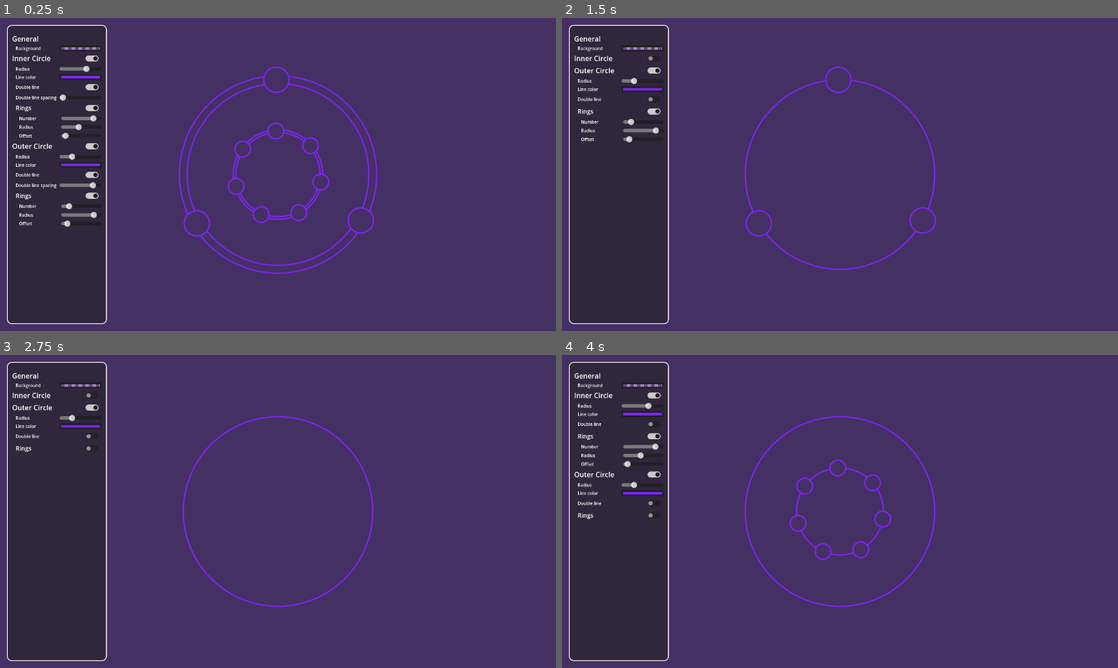
Above: before the commit, frames 1-4 (two rows, left to right).
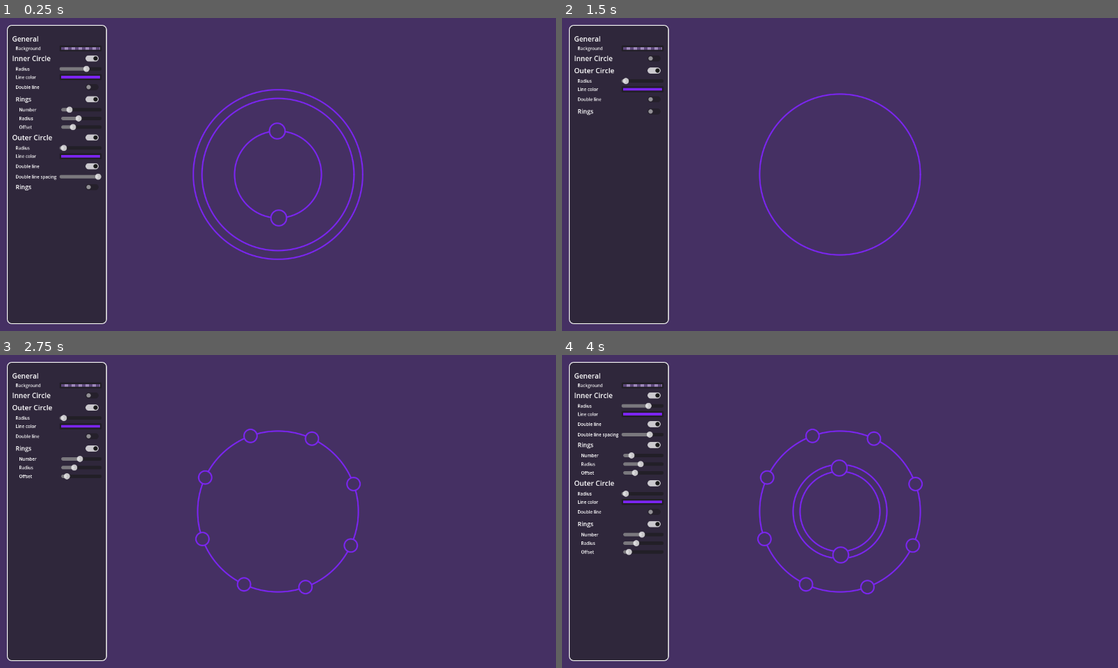
Above: after the commit, the same moments.

Repository: sterco-raro/magic-circles
Game: Godot game, scene res://scenes/main/main.tscn
Same seed, same stepped clock (60 frames per second), same inputs: the game is played once before the commit and once after it.
Inputs (mouse positions are in pixels of both pictures, inside the frame that each line leads up to):
- Up to frame 1 (0.25 s): no input
- Up to frame 2 (1.5 s): click (639, 58) at 0.52 s; click (639, 99) at 1.25 s
- Up to frame 3 (2.75 s): click (77, 448) at 2 s
- Up to frame 4 (4 s): click (639, 395) at 2.77 s; click (639, 423) at 3.52 s

The runs differ from the first frame. In frame 1, 4.9% of the frame differs, in the area x 2-68%, y 15-82%; in frame 2, 1.6%; in frame 3, 1.7%; in frame 4, 3.8%.

Commit message:
Code review: moved line_color inside MagicDisk; Added readme.md with a small explanation about the signals naming pattern

Diff:
--- a/scenes/main/main.tscn
+++ b/scenes/main/main.tscn
@@ -1,14 +1,14 @@
 [gd_scene load_steps=7 format=3 uid="uid://3ws1pgsq3760"]
 
 [ext_resource type="Script" path="res://scenes/main/main.gd" id="1_3waeb"]
-[ext_resource type="Shader" path="res://scenes/main/static-background.gdshader" id="2_3dt4e"]
 [ext_resource type="PackedScene" uid="uid://dhwj8m508mqy1" path="res://scenes/magic_circle_renderer.tscn" id="2_5d5ye"]
+[ext_resource type="Shader" path="res://scenes/main/static-background.gdshader" id="2_os46t"]
 [ext_resource type="Texture2D" uid="uid://ddxhygtnannhi" path="res://assets/background.png" id="2_vl50m"]
 [ext_resource type="PackedScene" uid="uid://luyvd6byu4p2" path="res://scenes/settings/settings_panel.tscn" id="5_wsskw"]
 
 [sub_resource type="ShaderMaterial" id="ShaderMaterial_rncf1"]
-shader = ExtResource("2_3dt4e")
-shader_parameter/background_color = Color(1, 1, 1, 1)
+shader = ExtResource("2_os46t")
+shader_parameter/background_color = null
 
 [node name="Main" type="Node2D"]
 script = ExtResource("1_3waeb")
--- a/scripts/generator.gd
+++ b/scripts/generator.gd
@@ -10,7 +10,10 @@
 	circle.inner = MagicDisk.new()
 
 	circle.inner.enabled = true if randf() > 0.15 else false
+
 	circle.inner.radius = randi_range(Constants.INNER_CIRCLE_RADIUS_MIN, Constants.INNER_CIRCLE_RADIUS_MAX)
+
+	circle.inner.line_color = Color(randf(), randf(), randf(), 1)
 	circle.inner.double = true if randf() > 0.5 else false
 	circle.inner.spacing = randi_range(Constants.INNER_CIRCLE_SPACING_MIN, Constants.INNER_CIRCLE_SPACING_MAX)
 
--- a/scripts/magic_disk.gd
+++ b/scripts/magic_disk.gd
@@ -2,7 +2,10 @@
 
 # Main disk
 var enabled: bool
+
 var radius: float
+
+var line_color: Color
 var double: bool # Single or double line
 var spacing: int # Double line spacing
 
--- a/scripts/renderer.gd
+++ b/scripts/renderer.gd
@@ -35,9 +35,9 @@
 func _draw() -> void:
 	if _circle:
 		if _circle.inner.enabled:
-			draw_magic_arc(_circle.inner, _circle.position, _inner_circle_line_color, 2)
+			draw_magic_arc(_circle.inner, _circle.position, _circle.inner.line_color, 2)
 		if _circle.outer.enabled:
-			draw_magic_arc(_circle.outer, _circle.position, _outer_circle_line_color, 2)
+			draw_magic_arc(_circle.outer, _circle.position, _circle.outer.line_color, 2)
 #endregion
 
 
@@ -131,7 +131,7 @@
 	queue_redraw()
 
 func _on_set_inner_line_color(value: Color) -> void:
-	_inner_circle_line_color = value
+	_circle.inner.line_color = value
 	queue_redraw()
 
 func _on_set_inner_radius(value: int) -> void:
@@ -174,7 +174,7 @@
 	queue_redraw()
 
 func _on_set_outer_line_color(value: Color) -> void:
-	_outer_circle_line_color = value
+	_circle.outer.line_color = value
 	queue_redraw()
 
 func _on_set_outer_radius(value: int) -> void:
Not shown, added: readme.md
